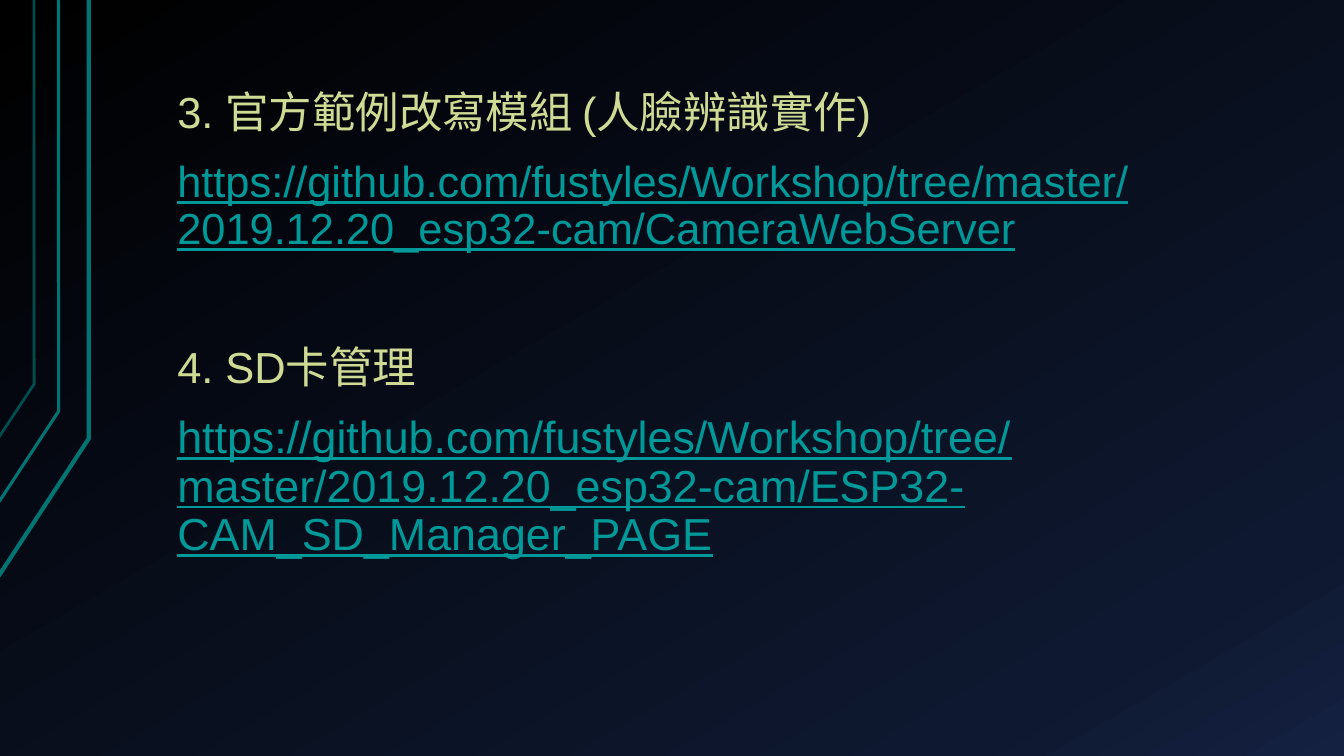
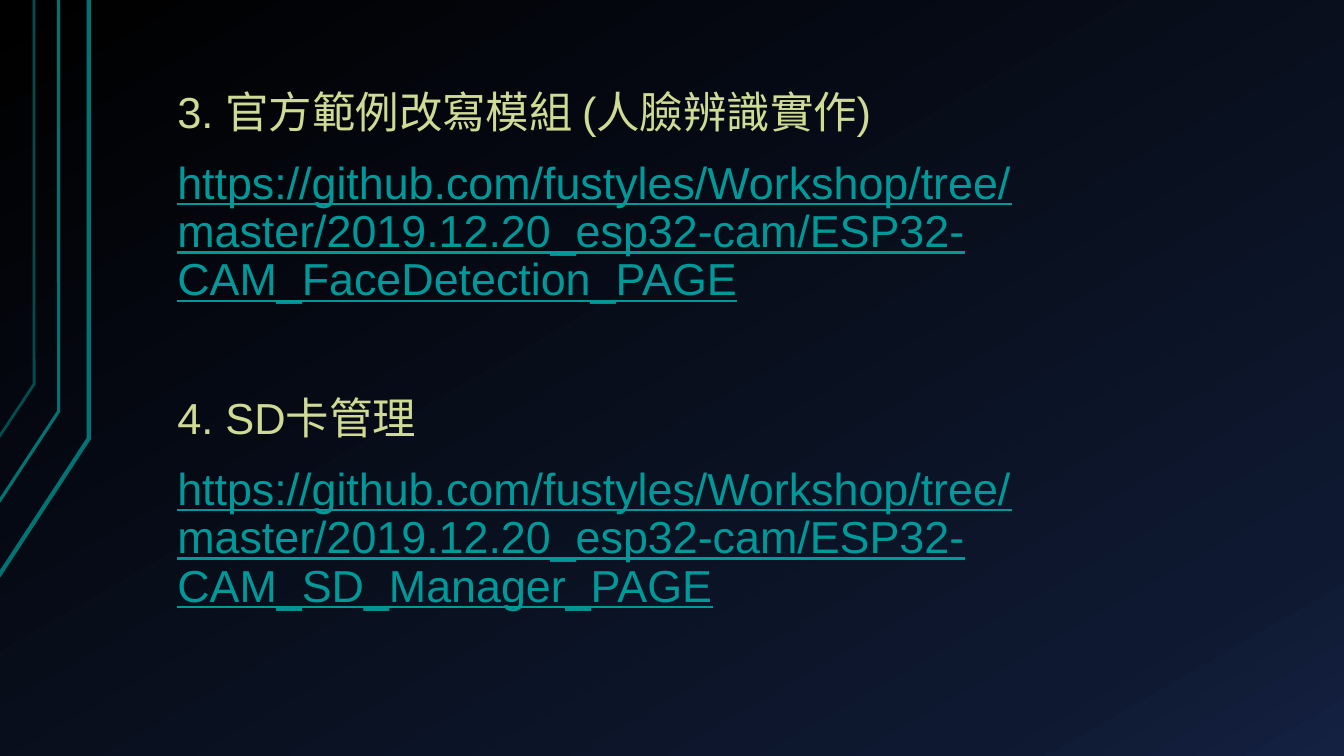
Before and after one commit to deltacod/Workshop, a slide deck: slide 27 of 2019.12.20_esp32-cam/ESP32-CAM-AI影像辨識應用.pptx. Drawn at 1344x756 pixels with LibreOffice and Linux fonts; fonts in the diff are those of the drawing. Boxes give left, top, right and bottom in pixels: in the first picture for what was removed or moved away, otherwise in the second. Text is boxed around its words. In the diff, an @@ line names an element or a change of style, - is before the commit and + after.

```diff
--- a/2019.12.20_esp32-cam/ESP32-CAM-AI影像辨識應用.pptx
+++ b/2019.12.20_esp32-cam/ESP32-CAM-AI影像辨識應用.pptx
@@ text at [177, 166, 1010, 304]: text changed; size 31 to 32 pt @@
-https://github.com/fustyles/Workshop/tree/master/2019.12.20_esp32-cam/CameraWebServer
+https://github.com/fustyles/Workshop/tree/master/2019.12.20_esp32-cam/ESP32-CAM_FaceDetection_PAGE
```
Also in this commit, not shown: 1 other file.
